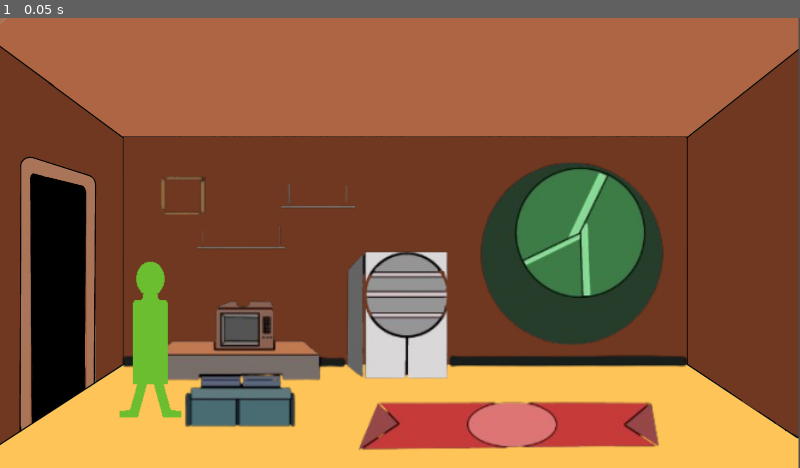
Above: before the commit, frame 1.
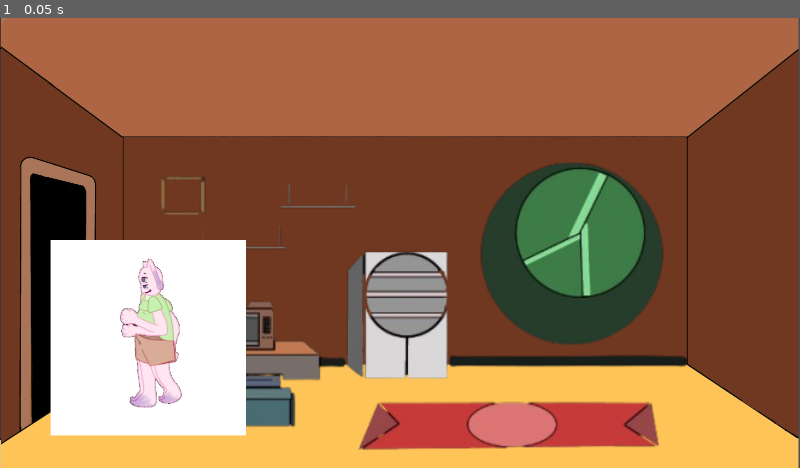
Above: after the commit, the same moment.

Repository: devklebinho/morte-ao-invasor
Game: Godot game, scene res://Scenes/gameplay.tscn
Same seed, same stepped clock (60 frames per second), same inputs: the game is played once before the commit and once after it. This scene is started directly instead of the project's main scene.
Inputs:
- Up to frame 1 (0.05 s): no input

The runs differ from the first frame. In frame 1, 11% of the frame differs, in the area x 0-31%, y 0-100%.

Commit message:
camera working, player go to other scene

Diff:
--- a/Prefabs/bodytest.tscn
+++ b/Prefabs/bodytest.tscn
@@ -1,6 +1,6 @@
 [gd_scene format=3 uid="uid://6u8xrn7rh342"]
 
-[ext_resource type="Texture2D" uid="uid://bgor8ut08c4sg" path="res://Arts/Sprites/placeholderchar.png" id="1_ak7wf"]
+[ext_resource type="Texture2D" uid="uid://d0f8hblk5wb24" path="res://Arts/Animations/Player/walk_left/walk_left2.jpeg" id="1_ak7wf"]
 
 [sub_resource type="RectangleShape2D" id="RectangleShape2D_kvujk"]
 size = Vector2(76, 190)
@@ -9,6 +9,8 @@
 scale = Vector2(2, 2)
 
 [node name="Sprite2D" type="Sprite2D" parent="." unique_id=1316691508]
+position = Vector2(-2.5, 4)
+scale = Vector2(0.36640626, 0.36640626)
 texture = ExtResource("1_ak7wf")
 
 [node name="CollisionShape2D" type="CollisionShape2D" parent="." unique_id=1428794636]
--- a/Scenes/cozinha.tscn
+++ b/Scenes/cozinha.tscn
@@ -22,6 +22,7 @@
 position = Vector2(1800, 648)
 script = ExtResource("3_tl1eq")
 target_camera_name = "Camera2DSala"
+target_room_name = "SalaL"
 
 [node name="CollisionShape2D" type="CollisionShape2D" parent="PortaDireita" unique_id=1829225217]
 shape = SubResource("CapsuleShape2D_kvujk")
--- a/Scenes/gameplay.tscn
+++ b/Scenes/gameplay.tscn
@@ -22,20 +22,26 @@
 position = Vector2(963, 540)
 
 [node name="Camera2DCozinha" type="Camera2D" parent="Cameras" unique_id=841828081]
-position = Vector2(-970, 537)
+position = Vector2(-964, 537)
 
 [node name="Sala" parent="." unique_id=1203619176 instance=ExtResource("1_kwrm5")]
 
-[node name="Cozinha" parent="." unique_id=525947825 instance=ExtResource("2_r8bcl")]
-position = Vector2(-1934, 0)
-
-[node name="SpawnRightKitchen" type="Marker2D" parent="Cozinha" unique_id=540783315]
-position = Vector2(1580, 930)
+[node name="LRoomSP" type="Marker2D" parent="Sala" unique_id=186209176]
+position = Vector2(332, 737)
 scale = Vector2(2, 2)
 
-[node name="SpawnLeftKitchen" type="Marker2D" parent="Cozinha" unique_id=516955157]
-position = Vector2(294, 927)
+[node name="RRoomSP" type="Marker2D" parent="Sala" unique_id=1766911257]
+position = Vector2(1654, 713)
 scale = Vector2(2, 2)
+
+[node name="Cozinha" parent="." unique_id=525947825 instance=ExtResource("2_r8bcl")]
+position = Vector2(-1915, 0)
+
+[node name="RKitchenSP" type="Marker2D" parent="Cozinha" unique_id=1158672417]
+position = Vector2(1606, 738)
+
+[node name="LKitchenSP" type="Marker2D" parent="Cozinha" unique_id=2034609296]
+position = Vector2(305, 738)
 
 [node name="body_test" parent="." unique_id=901089597 instance=ExtResource("4_kwrm5")]
 position = Vector2(364, 759)
--- a/Scenes/sala.tscn
+++ b/Scenes/sala.tscn
@@ -23,12 +23,9 @@
 position = Vector2(141, 678)
 script = ExtResource("3_vbwy0")
 target_camera_name = "Camera2DCozinha"
+target_room_name = "CozinhaR"
 
 [node name="CollisionShape2D" type="CollisionShape2D" parent="PortaEsquerda" unique_id=1682249149]
 shape = SubResource("CapsuleShape2D_uhgjh")
 
-[node name="SpawnLeftRoom" type="Marker2D" parent="." unique_id=660141817]
-position = Vector2(287, 927)
-scale = Vector2(2, 2)
-
 [connection signal="body_entered" from="PortaEsquerda" to="PortaEsquerda" method="_on_body_entered"]
--- a/Scripts/Porta.gd
+++ b/Scripts/Porta.gd
@@ -1,20 +1,45 @@
 extends Area2D
 
+# ============================================================
+# REFERÊNCIAS
+# ============================================================
+
 # Referência ao CameraManager.
-# O caminho absoluto funciona, mas o ideal é arrastar o nó da cena para cá.
+# O caminho $"../../Managers/CameraManager" sobe dois níveis
+# (sai da porta -> sai da sala) e entra em Managers.
 @onready var camera_manager = $"../../Managers/CameraManager"
 
-# Qual câmera esta porta deve ativar?
-# Mude isso no Inspetor para cada porta que você criar.
-@export var target_camera_name: String = "TemplateName"
+
+# ============================================================
+# VARIÁVEIS EXPORTADAS (Configuradas no Inspetor de cada Porta)
+# ============================================================
+
+# Nome da câmera de destino. Ex: "Camera2DCozinha"
+@export var target_camera_name: String = "CameraName"
+
+# Nome da sala de destino. Ex: "Cozinha"
+# Este nome DEVE ser igual à chave usada no dicionário do CameraManager.
+@export var target_room_name: String = "RoomName"
+
+
+# ============================================================
+# LÓGICA DE DETECÇÃO
+# ============================================================
 
 func _on_body_entered(body: Node2D) -> void:
 	# Verifica se o corpo que entrou é o Player
-	if body.is_in_group("Player"):
-		print("O player entrou na área da porta. Solicitando troca para: ", target_camera_name)
+	if not body.is_in_group("Player"):
+		return # Se não for o Player, ignora e sai da função
 
-		# Verifica se o CameraManager foi encontrado para evitar erros
-		if camera_manager:
-			camera_manager.change_camera(target_camera_name)
-		else:
-			print("ERRO: CameraManager não encontrado!")
+	print("Player entrou na porta. Destino: Sala=", target_room_name, " | Câmera=", target_camera_name)
+
+	# Verifica se o CameraManager foi encontrado
+	if not camera_manager:
+		print("ERRO: CameraManager não encontrado!")
+		return
+
+	# Envia o pedido completo para o CameraManager:
+	# 1. Para qual câmera mudar
+	# 2. Para qual sala o player deve ir
+	# 3. A referência do Player (para poder teletransportá-lo)
+	camera_manager.transition_to_room(target_camera_name, target_room_name, body)
--- a/Scripts/camera_manager.gd
+++ b/Scripts/camera_manager.gd
@@ -1,59 +1,116 @@
 extends Node
 
-# Referência à câmera que faz a transição visual
+# ============================================================
+# REFERÊNCIAS A NÓS
+# ============================================================
+
+# A câmera que faz a transição visual suave entre as salas.
 @onready var transition_camera: Camera2D = $"../../Cameras/TransitionCamera2D"
 
-# Dicionário que mapeia o NOME da câmera para o NÓ real dela.
-# Se você criar mais salas (ex: Banheiro), adicione aqui.
+
+# ============================================================
+# DICIONÁRIOS DE CONFIGURAÇÃO
+# ============================================================
+
+# Mapeia NOME da câmera -> NÓ da câmera.
+# Use "Arrastar e Soltar" para preencher os caminhos corretamente.
 @onready var cameras = {
 	"Camera2DSala": $"../../Cameras/Camera2DSala",
 	"Camera2DCozinha": $"../../Cameras/Camera2DCozinha"
 }
 
-# Variável que guarda qual é a câmera ativa no momento
+# Mapeia NOME da sala -> NÓ do ponto de spawn (Marker2D).
+# IMPORTANTE: As chaves daqui devem ser iguais às do "target_room_name" das portas!
+@onready var spawn_points = {
+	"SalaL": $"../../Sala/LRoomSP",           # Caminho: sobe 1 nível (..), entra em Sala, pega LRoomSP
+	"CozinhaR": $"../../Cozinha/RKitchenSP", # Caminho: sobe 1 nível (..), entra em Cozinha, pega RKitchenSP
+	"CozinhaL": $"../../Cozinha/LKitchenSP" # Caminho: sobe 1 nível (..), entra em Cozinha, pega LKitchenSP
+}
+
+
+# ============================================================
+# VARIÁVEIS DE ESTADO
+# ============================================================
+
+# Guarda qual câmera está ativa no momento.
 var selected_camera: Camera2D = null
 
-# Variável para armazenar o Tween (animação) atual
+# Guarda a animação (Tween) atual, para podermos cancelá-la se necessário.
 var transition_tween: Tween
 
+
+# ============================================================
+# INICIALIZAÇÃO
+# ============================================================
+
 func _ready():
-	# Define a câmera inicial como a da Sala
+	# Define a câmera inicial do jogo (Sala).
 	selected_camera = cameras["Camera2DSala"]
 
-	# Faz a câmera de transição ser a câmera ativa no jogo
+	# Ativa a câmera de transição como a câmera principal.
 	transition_camera.make_current()
 
-	# Coloca a câmera de transição exatamente na posição da câmera inicial
+	# Sincroniza a câmera de transição com a câmera inicial.
 	transition_camera.global_position = selected_camera.global_position
 	transition_camera.zoom = selected_camera.zoom
 
-# Função PÚBLICA que as portas chamam para pedir a troca de câmera
-func change_camera(camera_name: String):
-	# Verifica se o nome da câmera existe no dicionário
-	if cameras.has(camera_name):
-		# Chama a função interna que faz a mágica do Tween
-		_change_camera(cameras[camera_name])
-	else:
-		print("ERRO: Câmera não encontrada no dicionário: ", camera_name)
 
-# Função INTERNA que executa a transição suave (Tween)
+# ============================================================
+# FUNÇÃO PRINCIPAL (Chamada pelas Portas)
+# ============================================================
+
+# Esta é a função "pública" que as portas chamam.
+# Ela faz tudo: troca a câmera E teletransporta o Player.
+func transition_to_room(camera_name: String, room_name: String, player: Node2D) -> void:
+	# --- PARTE 1: Trocar a Câmera ---
+	if not cameras.has(camera_name):
+		print("ERRO: Câmera não encontrada: ", camera_name)
+		return
+
+	var desired_camera: Camera2D = cameras[camera_name]
+	_change_camera(desired_camera)
+
+	# --- PARTE 2: Teletransportar o Player ---
+	if not spawn_points.has(room_name):
+		print("ERRO: Spawn point não encontrado para a sala: ", room_name)
+		return
+
+	var spawn_point: Node2D = spawn_points[room_name]
+	player.global_position = spawn_point.global_position
+	print("Player teletransportado para: ", room_name)
+
+
+# ============================================================
+# FUNÇÃO INTERNA (Executa o Tween da Câmera)
+# ============================================================
+
 func _change_camera(desired_camera: Camera2D) -> void:
-	# Se já estamos nessa câmera, não faz nada (evita loops)
+	# Se já estamos nessa câmera, não faz nada.
 	if selected_camera == desired_camera:
 		return
 
-	# Se já houver uma animação rodando, cancela ela para começar uma nova
+	# Cancela o Tween anterior, se estiver rodando.
 	if transition_tween:
 		transition_tween.kill()
 
-	# Cria um novo Tween. O set_parallel(true) permite animar posição e zoom AO MESMO TEMPO
+	# Cria um novo Tween paralelo (anima posição E zoom ao mesmo tempo).
 	transition_tween = create_tween().set_parallel(true)
 
-	# Anima a posição da câmera de transição até a posição da câmera desejada
-	transition_tween.tween_property(transition_camera, "global_position", desired_camera.global_position, 0.5).set_trans(Tween.TRANS_SINE)
+	# Anima a posição da câmera de transição até a câmera desejada.
+	transition_tween.tween_property(
+		transition_camera,
+		"global_position",
+		desired_camera.global_position,
+		0.5
+	).set_trans(Tween.TRANS_SINE)
 
-	# Anima o zoom da câmera de transição até o zoom da câmera desejada
-	transition_tween.tween_property(transition_camera, "zoom", desired_camera.zoom, 0.5).set_trans(Tween.TRANS_SINE)
+	# Anima o zoom da câmera de transição até a câmera desejada.
+	transition_tween.tween_property(
+		transition_camera,
+		"zoom",
+		desired_camera.zoom,
+		0.5
+	).set_trans(Tween.TRANS_SINE)
 
-	# Atualiza a variável que diz qual é a câmera ativa agora
+	# Atualiza a câmera ativa.
 	selected_camera = desired_camera
Binary file changed: Arts/Animations/Player/Idle/idle1.jpeg
Binary file changed: Arts/Animations/Player/walk_left/walk_left3.jpeg
Binary file changed: Arts/Animations/Player/walk_left/walk_left4.jpeg
Binary file changed: Arts/Animations/Player/walk_left/walk_left5.jpeg
Binary file changed: Arts/Animations/Player/walk_left/walk_left6.jpeg
Not shown, added: Arts/Animations/Player/Idle/idle1.jpeg~
